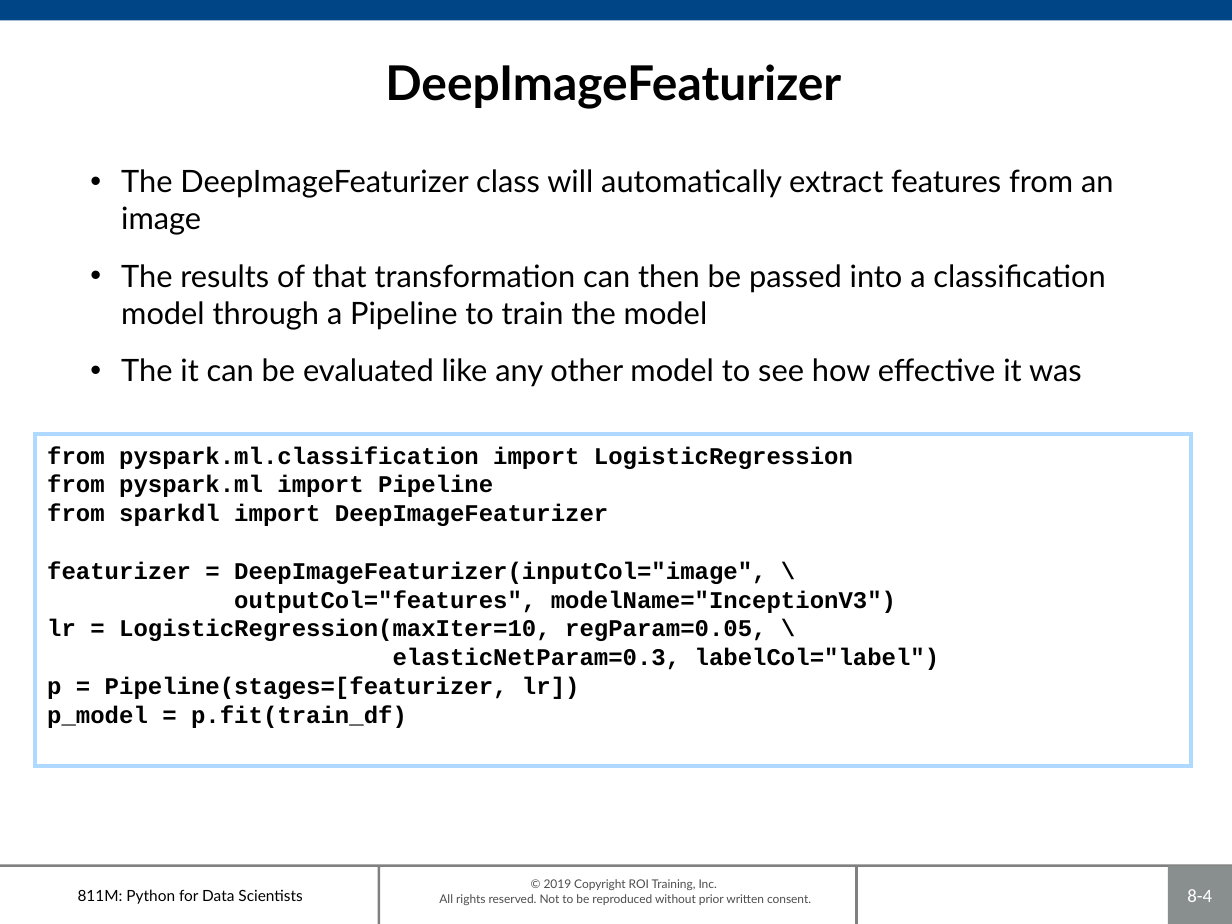
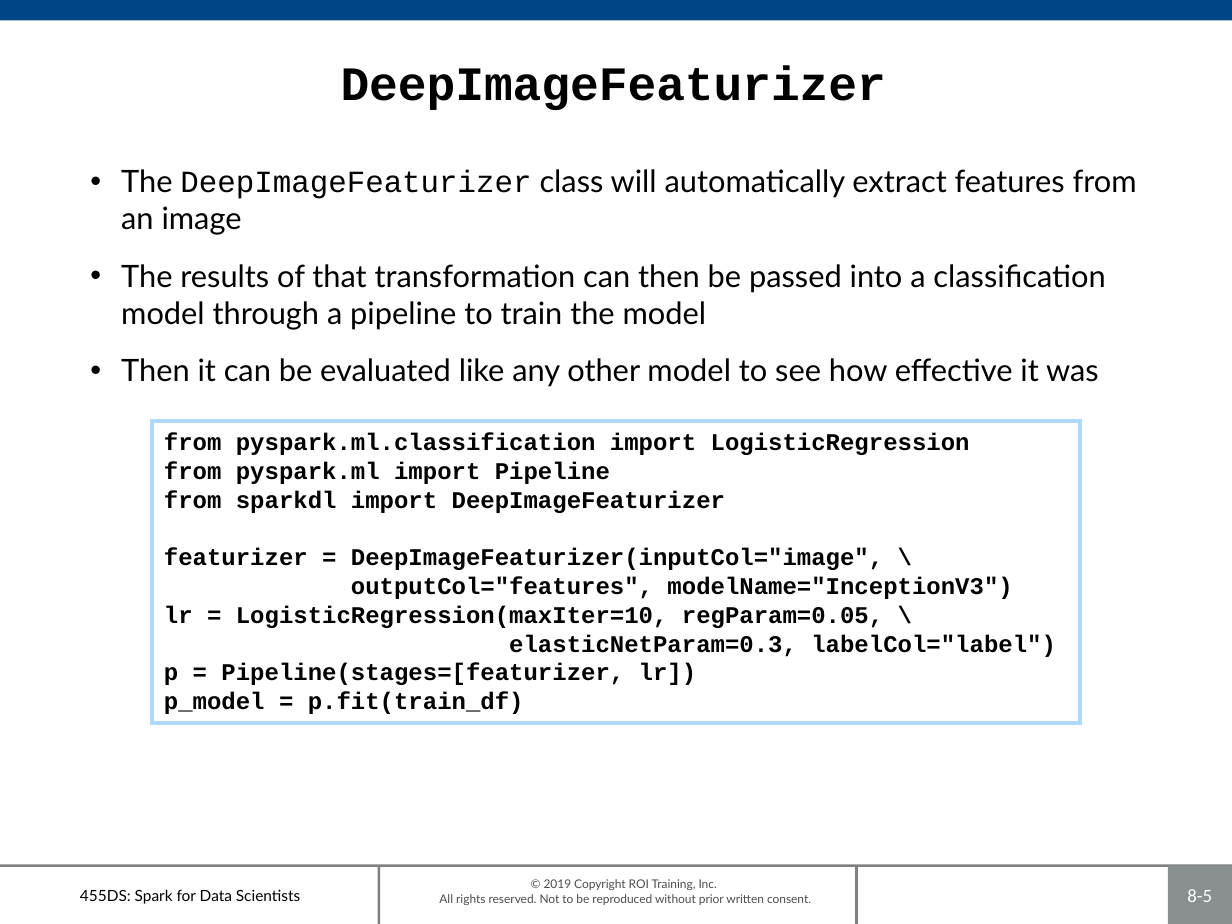
Before and after one commit to roitraining/SparkforDataScientists, a slide deck: slide 5 of 455DS-Ch08_DeepLearning.pptx (slide 4 before the commit). Drawn at 1232x924 pixels with LibreOffice and Linux fonts; fonts in the diff are those of the drawing; background and template pictures are left out. Boxes give left, top, right and bottom in pixels: in the first picture for what was removed or moved away, otherwise in the second. Text is boxed around its words. In the diff, an @@ line names an element or a change of style, - is before the commit and + after.

```diff
--- a/455DS-Ch08_DeepLearning.pptx
+++ b/455DS-Ch08_DeepLearning.pptx
@@ title "DeepImageFeaturizer" at (341,66,886,110): font Lato to Courier New @@
@@ text at (121,169,1137,235): font Lato to Courier New in "DeepImageFeaturizer" @@
@@ text at (121,264,1105,387): text changed @@
-• The results of that transformation can then be passed into a classification model through a Pipeline to train the model
-• The it can be evaluated like any other model to see how effective it was
+• The results of that transformation can then be passed into a classification model through a pipeline to train the model
+• Then it can be evaluated like any other model to see how effective it was
@@ rectangle "from pyspark.ml.classification import LogisticRegression": place and size @@
-rectangle "from pyspark.ml.classification import LogisticRegression" at (36,434,1193,765)
+rectangle "from pyspark.ml.classification import LogisticRegression" at (152,420,1079,723)
@@ text at (80,889,300,904): text changed @@
-811M: Python for Data Scientists
+455DS: Spark for Data Scientists
@@ page number at (1187,889,1212,902): text changed @@
-8-4
+8-5
```
Also in this commit, not shown: 7 other slides changed, 1 slide added, 10 other files.
